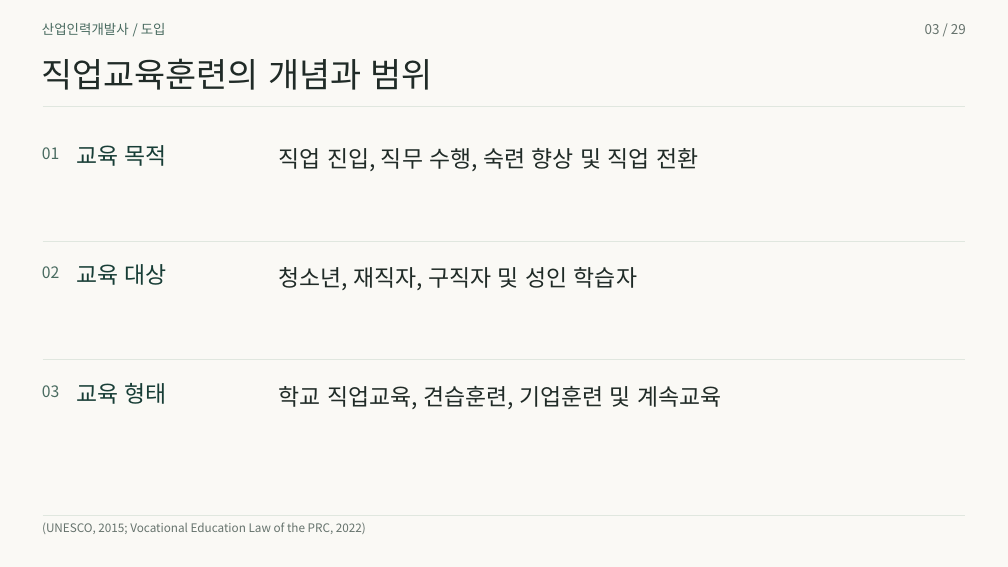
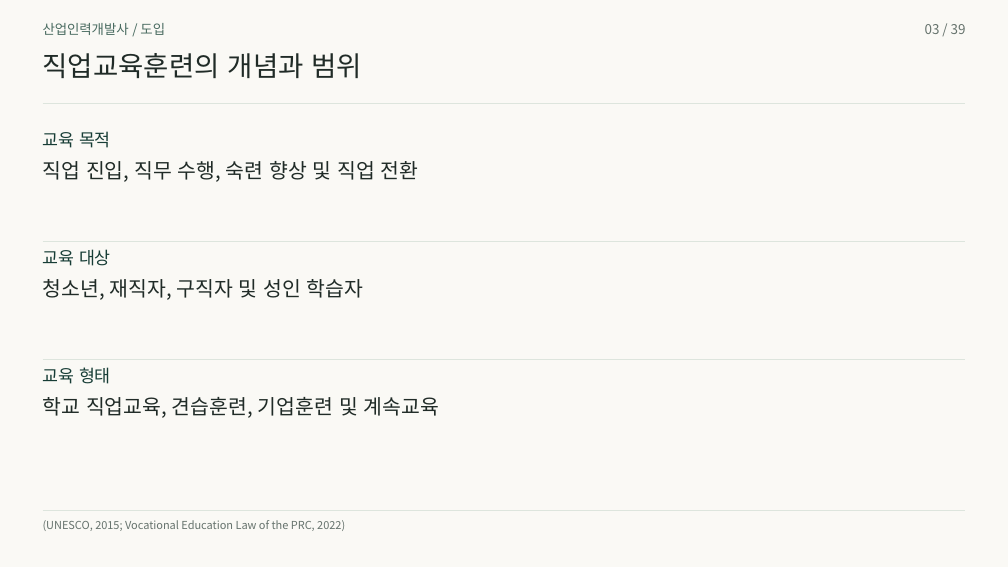
Before and after one commit to 01Chungee10/vet-history-rehearsal, a slide deck: slide 3 of au-cn-2026/presentation.pptx. Drawn at 1008x567 pixels with LibreOffice and Linux fonts; fonts in the diff are those of the drawing. Boxes give left, top, right and bottom in pixels: in the first picture for what was removed or moved away, otherwise in the second. Text is boxed around its words. In the diff, an @@ line names an element or a change of style, - is before the commit and + after.

```diff
--- a/au-cn-2026/presentation.pptx
+++ b/au-cn-2026/presentation.pptx
@@ text "산업인력개발사 / 도입" at box(43, 23, 165, 35): vertical alignment top to middle @@
@@ text "03 / 39" at box(925, 24, 966, 34): vertical alignment top to middle @@
@@ text at box(925, 24, 966, 34): text changed @@
-03 / 29
+03 / 39
@@ text "직업교육훈련의 개념과 범위" at box(43, 53, 362, 78): size 32.2 to 26.2 pt; vertical alignment top to middle @@
@@ freeform shape removed at box(42, 107, 966, 107) @@
@@ line added from (42, 104) to (966, 104), #DDE5DD 1 pt @@
@@ text "교육 목적": place and size @@
-text "교육 목적" at box(76, 145, 167, 166)
+text "교육 목적" at box(43, 131, 111, 148)
@@ text removed at box(42, 147, 59, 159) @@
-01
@@ text "직업 진입, 직무 수행, 숙련 ...": place and size @@
-text "직업 진입, 직무 수행, 숙련 ..." at box(279, 148, 698, 171)
+text "직업 진입, 직무 수행, 숙련 ..." at box(43, 161, 419, 182)
@@ text "교육 대상": place and size @@
-text "교육 대상" at box(76, 264, 167, 285)
+text "교육 대상" at box(43, 249, 111, 266)
@@ text removed at box(42, 266, 59, 278) @@
-02
@@ size 21.8 to 19.5 pt; vertical alignment top to middle in 3 elements at box(43, 161, 419, 182), box(43, 397, 439, 418), box(43, 279, 364, 300) @@
@@ text "청소년, 재직자, 구직자 및 성인 ...": place and size @@
-text "청소년, 재직자, 구직자 및 성인 ..." at box(279, 267, 637, 290)
+text "청소년, 재직자, 구직자 및 성인 ..." at box(43, 279, 364, 300)
@@ size 21.8 to 16.5 pt; vertical alignment top to middle in 3 elements at box(43, 131, 111, 148), box(43, 249, 111, 266), box(43, 367, 111, 384) @@
@@ text "교육 형태": place and size @@
-text "교육 형태" at box(76, 383, 167, 404)
+text "교육 형태" at box(43, 367, 111, 384)
@@ text removed at box(42, 385, 59, 397) @@
-03
@@ text "학교 직업교육, 견습훈련, 기업훈련 및 ...": place and size @@
-text "학교 직업교육, 견습훈련, 기업훈련 및 ..." at box(279, 386, 721, 409)
+text "학교 직업교육, 견습훈련, 기업훈련 및 ..." at box(43, 397, 439, 418)
@@ text "(UNESCO, 2015; Vocational Education Law ..." at box(43, 520, 345, 531): size 11.2 to 10.5 pt; vertical alignment top to middle @@
@@ freeform shape removed at box(42, 515, 966, 516) @@
@@ line added from (42, 510) to (966, 510), #DDE5DD 1 pt @@
```
Also in this commit, not shown: 27 other slides changed, 11 slides added, 1 slide removed, 43 other files.
